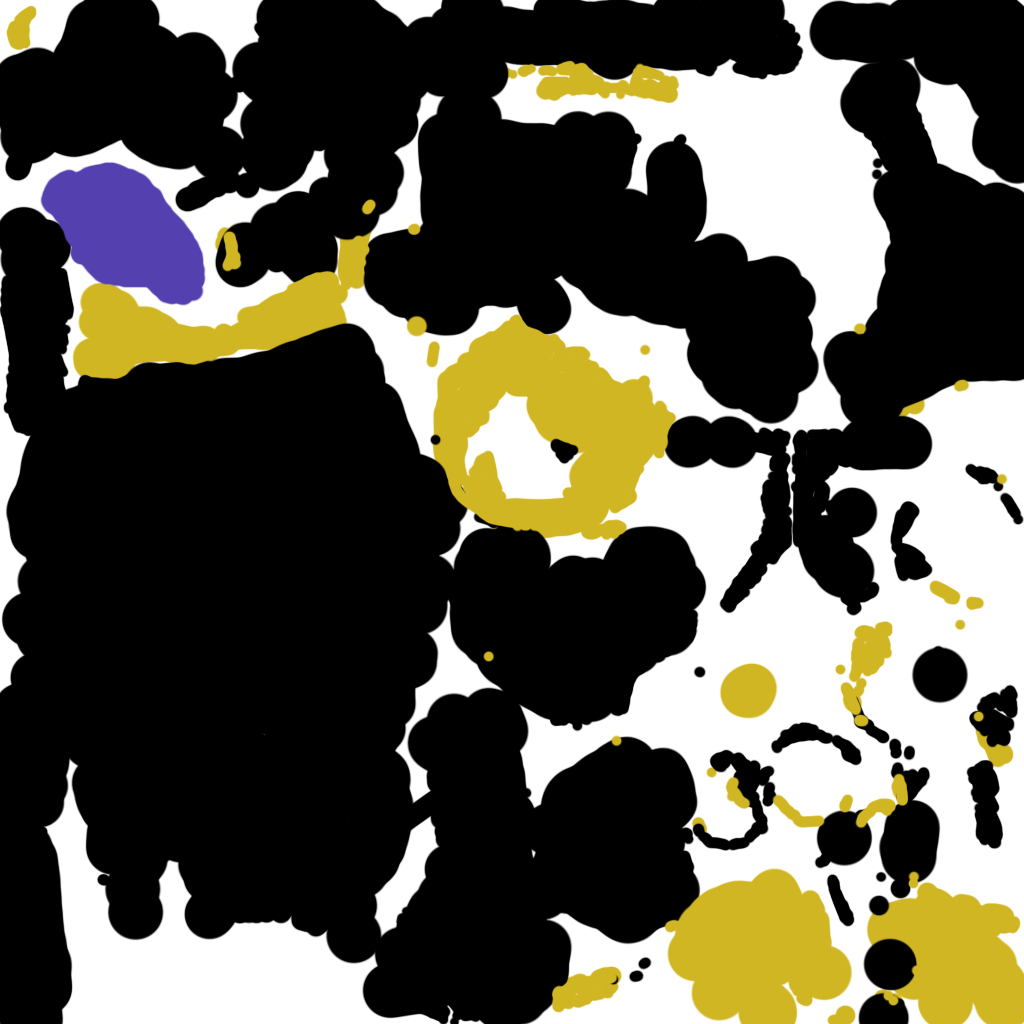
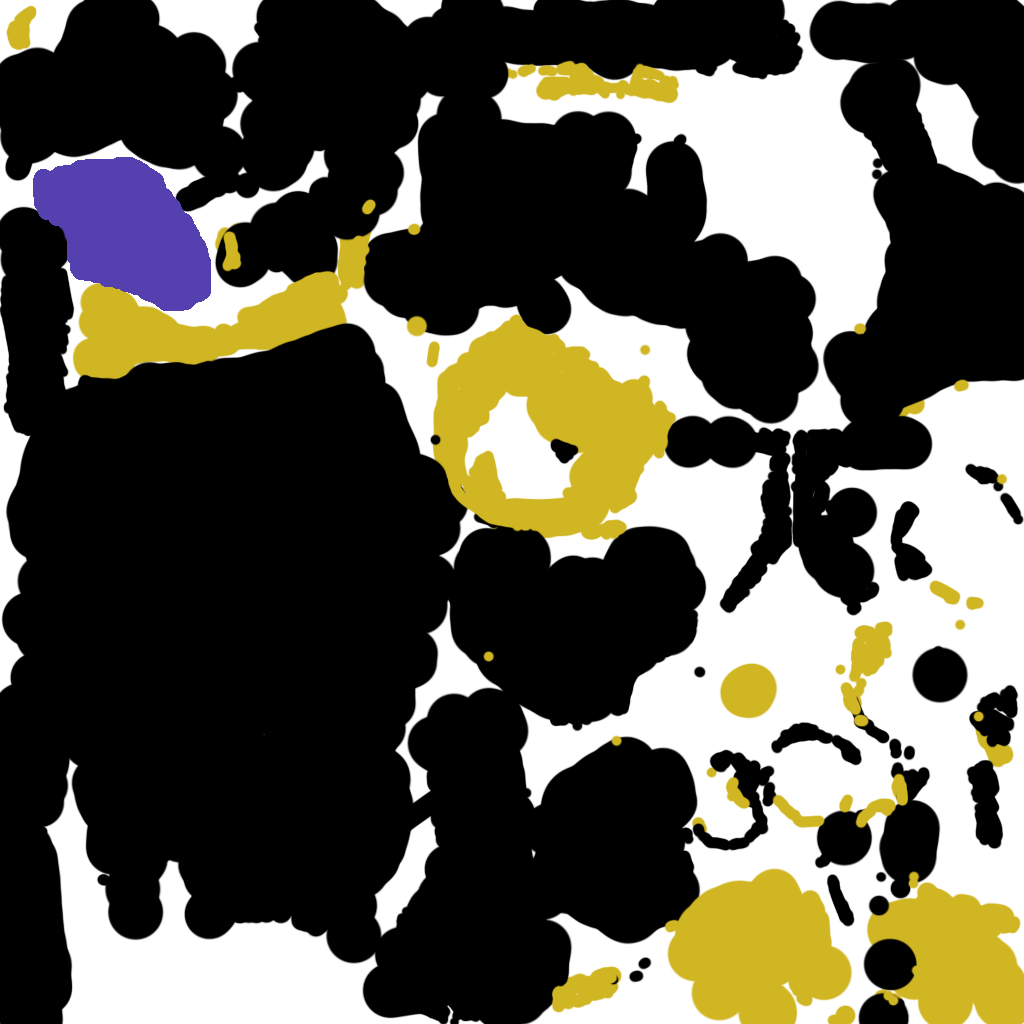
Two versions of the same layered image (1024px x 1024px). Layer-by-layer changes:
renamed "Layer 1" to "Fbx_Default_Material_1 - Default Texture.psd", painted on it over [33, 157, 211, 311]
